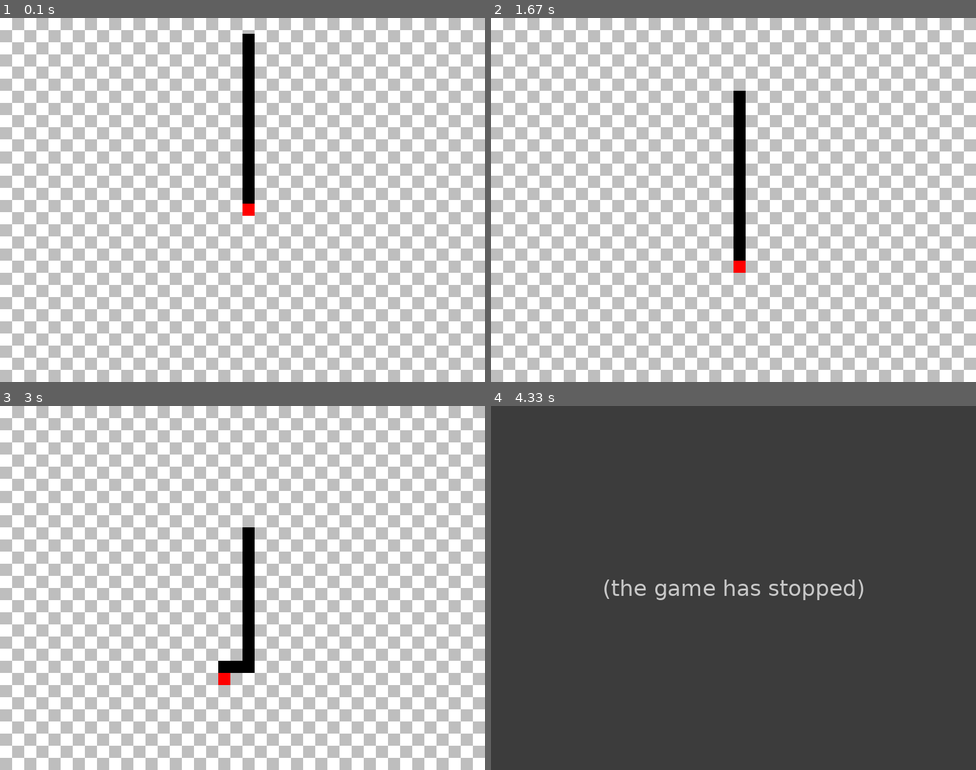
Above: before the commit, frames 1-4 (two rows, left to right).
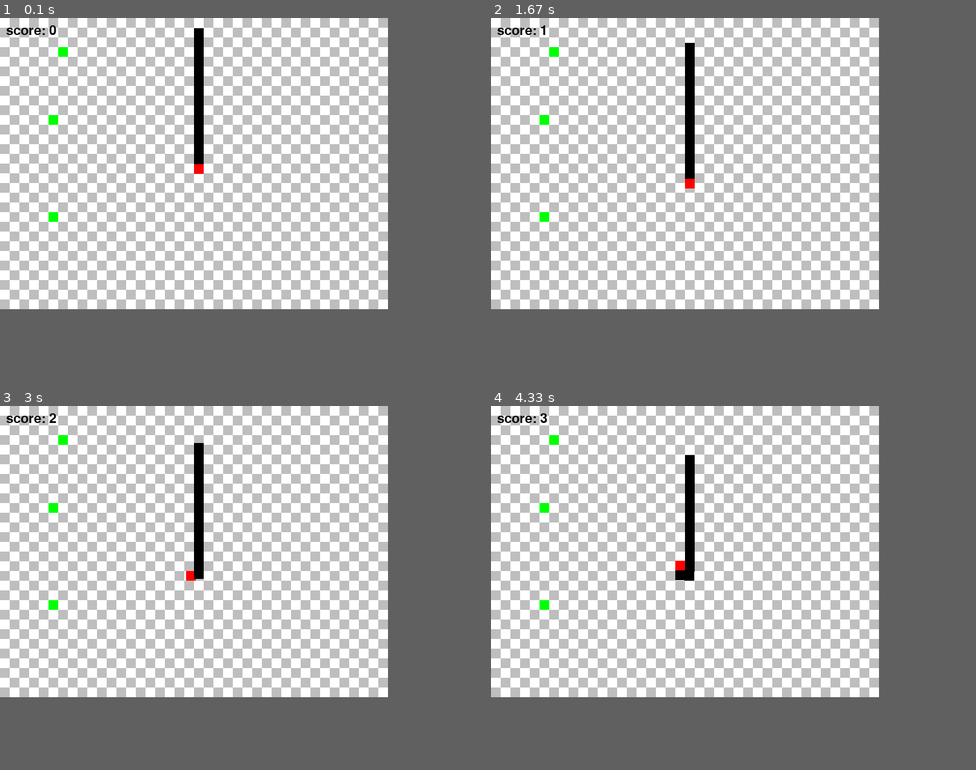
Above: after the commit, the same moments.

Repository: Croissantaye/connect4_pygame
Game: pygame game, started from Main.py
Same seed, same stepped clock (60 frames per second), same inputs: the game is played once before the commit and once after it.
Inputs:
- Up to frame 1 (0.1 s): no input
- Up to frame 2 (1.67 s): no input
- Up to frame 3 (3 s): hold A 1.83-2.37 s; hold S 2.4-2.7 s; hold A from 2.73 s (still down)
- Up to frame 4 (4.33 s): release A at 3.13 s; hold W 3.17-3.53 s; hold D 3.57-4.2 s; hold S from 4.23 s (still down)
In our replay, the window is 800x600 before the commit and 640x480 after it. These sizes can differ from the game's own. Grey fills any space a smaller window leaves; there, only what the larger window draws over its background counts as a difference.

The runs differ from the first frame. In frame 1, 51% of the frame differs, in the area x 0-100%, y 0-100%; in frame 2, 51%; in frame 3, 51%; in frame 4, 64%, in the area x 0-80%, y 0-80%.
Before the commit the program exited at 3.88 s; later frames show no game.

Commit message:
add food to game

Diff:
--- /dev/null
+++ b/Food.py
@@ -0,0 +1,23 @@
+import math
+import pygame as pg
+import SnakePiece as sp
+
+class Food:
+    def __init__(self, pos: pg.Vector2, size: int):
+        self.pos = pos
+        self.size = size
+        self.rect = pg.Rect(pos.x, pos.y, size, size)
+
+    def render(self, surface: pg.Surface):
+        pg.draw.rect(surface, "green", self.rect)
+
+    def foodCheck(self, head: sp.SnakePiece) -> bool:
+        dist = pg.Vector2(head.pos.x - self.pos.x, head.pos.y - self.pos.y)
+        isCollided = dist.magnitude_squared() <= math.pow(self.size, 2)
+        if(dist.magnitude_squared() == 0):
+            print("dist magnitude is 0")
+            return False
+        return isCollided and dist.normalize().dot(head.dir) == -1
+
+    def __str__(self) -> str:
+        return str(self.pos)
--- a/Main.py
+++ b/Main.py
@@ -1,21 +1,30 @@
+# features still needed to be added
+# - food
+# - score
+# - menu
+
 # Example file showing a basic pygame "game loop"
-import pygame
+import pygame as pg
 import math
+import random as rdm
 import numpy
 import Controls
+import Food as fd
 import SnakePiece
 
 # pygame setup
-pygame.init()
+pg.init()
+if not pg.font:
+    print("Warning, fonts disabled")
 
-def createSnakePieces(startPos: pygame.Vector2, numPieces: int) -> list:
+def createSnakePieces(startPos: pg.Vector2, numPieces: int) -> list[SnakePiece.SnakePiece]:
     pieces = list()
     for i in range(numPieces):
-        pieces.append(SnakePiece.SnakePiece(pygame.Vector2(startPos.x, startPos.y - (squareSize * i)), pygame.Vector2(), squareSize))
+        pieces.append(SnakePiece.SnakePiece(pg.Vector2(startPos.x, startPos.y - (squareSize * i)), pg.Vector2(), squareSize))
     return pieces
 
 def drawScreenGrid(color):
-        screen.fill(pygame.Color(255, 255, 255, 255))
+        screen.fill(pg.Color(255, 255, 255, 255))
         for x in range(int(grid.x)):
             isOddRow = x % 2 == 1
             for y in range(int(grid.y)):
@@ -23,34 +32,41 @@
                 if(isOddRow):
                     yOffset = 0
                 if(y % 2 == yOffset):
-                    tile = pygame.Rect(squareSize * x, squareSize * y, squareSize, squareSize)
-                    pygame.draw.rect(screen, color, tile)
+                    tile = pg.Rect(squareSize * x, squareSize * y, squareSize, squareSize)
+                    pg.draw.rect(screen, color, tile)
 
-grid = pygame.Vector2(40, 30)
-squareSize = 20
-screen = pygame.display.set_mode((grid.x * squareSize, grid.y * squareSize))
-clock = pygame.time.Clock()
+grid = pg.Vector2(40, 30)
+squareSize = 16
+screen = pg.display.set_mode((grid.x * squareSize, grid.y * squareSize))
+clock = pg.time.Clock()
 frameRate = 60
 running = True
 dt = 0
-speed = 1
-movementVector = pygame.Vector2(0, 1)
-input = pygame.Vector2(0, 1)
+speedOptions: list[float] = [0.25,0.5,1,2,4,8]
+speedIndex: int = 0
+speed = speedOptions[speedIndex]
+score = 0
+movementVector = pg.Vector2(0, 1)
+input = pg.Vector2(0, 1)
 
-screenCenter = pygame.Vector2(screen.get_width() / 2, screen.get_height() / 2)
+screenCenter = pg.Vector2(screen.get_width() / 2, screen.get_height() / 2)
 headPos = screenCenter
 snakeSquares = createSnakePieces(screenCenter, 15)
-snakeSquares[0].dir = pygame.Vector2(0, speed)
+foodSquares: list[fd.Food] = [
+    fd.Food(pg.Vector2(squareSize * 5, squareSize * 10), squareSize),
+    fd.Food(pg.Vector2(squareSize * 5, squareSize * 20), squareSize)
+]
+snakeSquares[0].dir = pg.Vector2(0, speed)
 
 while running:
     # poll for events
-    # pygame.QUIT event means the user clicked X to close your window
-    for event in pygame.event.get():
-        if event.type == pygame.QUIT:
+    # pg.QUIT event means the user clicked X to close your window
+    for event in pg.event.get():
+        if event.type == pg.QUIT:
             running = False
 
     # keep inside the screen
-    headPos = pygame.Vector2(
+    headPos = pg.Vector2(
         numpy.clip(headPos.x + (movementVector.x * speed), 0, screen.get_width() - squareSize),
         numpy.clip(headPos.y + (movementVector.y * speed), 0, screen.get_height() - squareSize)
     )
@@ -90,28 +106,61 @@
             dir = square.dir
             if(square.pos.x % squareSize == 0 and square.pos.y % squareSize == 0):
                 if(abs(prevPos.x - square.pos.x) > abs(prevPos.y - square.pos.y)):
-                    dir = pygame.Vector2(math.copysign(1, prevPos.x - square.pos.x), 0)
+                    dir = pg.Vector2(math.copysign(1, prevPos.x - square.pos.x), 0)
                 else:
-                    dir = pygame.Vector2(0, math.copysign(1, prevPos.y - square.pos.y))
-            square.updatePos(pygame.Vector2(square.pos.x + (dir.x * speed), square.pos.y + (dir.y * speed)), dir)
-            distToHead = pygame.Vector2(snakeSquares[0].pos.x - square.pos.x, snakeSquares[0].pos.y - square.pos.y)
+                    dir = pg.Vector2(0, math.copysign(1, prevPos.y - square.pos.y))
+            square.updatePos(pg.Vector2(square.pos.x + (dir.x * speed), square.pos.y + (dir.y * speed)), dir)
+            distToHead = pg.Vector2(snakeSquares[0].pos.x - square.pos.x, snakeSquares[0].pos.y - square.pos.y)
             if(distToHead.length_squared() < math.pow(squareSize - (1/3 * squareSize), 2)):
                 running = False
-        pygame.draw.rect(screen, snakeColor, snakeSquares[i].rect)
+        pg.draw.rect(screen, snakeColor, snakeSquares[i].rect)
         prevPos = snakeSquares[i].pos
+
+    for food in foodSquares:
+        food.render(screen)
+        if(food.foodCheck(snakeSquares[0])):
+            tail = snakeSquares[numSnakeSquares - 1]
+            pos = pg.Vector2(tail.pos.x - (tail.dir.x * squareSize), tail.pos.y - (tail.dir.y * squareSize))
+            newSnakeSquare = SnakePiece.SnakePiece(pos, tail.dir, squareSize)
+            snakeSquares.append(newSnakeSquare)
+            foodSquares.remove(food)
+            score += 50
+            speedIndex += 1
+            if(speedIndex >= len(speedOptions)):
+                speedIndex = len(speedOptions) - 1
+            speed = speedOptions[speedIndex]
 
     # if collision, end game
     if(isWallCollision):
         running = False
 
+    score += 0.05 * speed
+    if pg.font:
+        font = pg.font.Font(None, 32)
+        text = font.render("score: {score}".format(score = str(math.floor(score))),True, (10, 10, 10))
+        textpos = text.get_rect(x = 10, y = 10)
+        screen.blit(text, textpos)
+
+    randPos: pg.Vector2 = pg.Vector2(rdm.randint(2, (int(grid.x) - 2)) * squareSize, rdm.randint(2, (int(grid.y) - 2)) * squareSize)
+
+    isNewFoodPos: bool = True
+    for x in foodSquares:
+        isNewFoodPos = x.pos != randPos
+        if(not isNewFoodPos):
+            break
+
+    if(isNewFoodPos and len(foodSquares) < 3):
+        newFoodSquare: fd.Food = fd.Food(randPos, squareSize)
+        print("new food square: " + str(newFoodSquare.pos))
+        foodSquares.append(newFoodSquare)
+        newFoodSquare.render(screen)
+
     # flip() the display to put your work on screen
-    pygame.display.flip()
+    pg.display.flip()
 
     # limits FPS to 60
     # dt is delta time in seconds since last frame, used for framerate-
     # independent physics.
     dt = clock.tick(frameRate) / 1000
 
-    print()
-
-pygame.quit()
+pg.quit()
